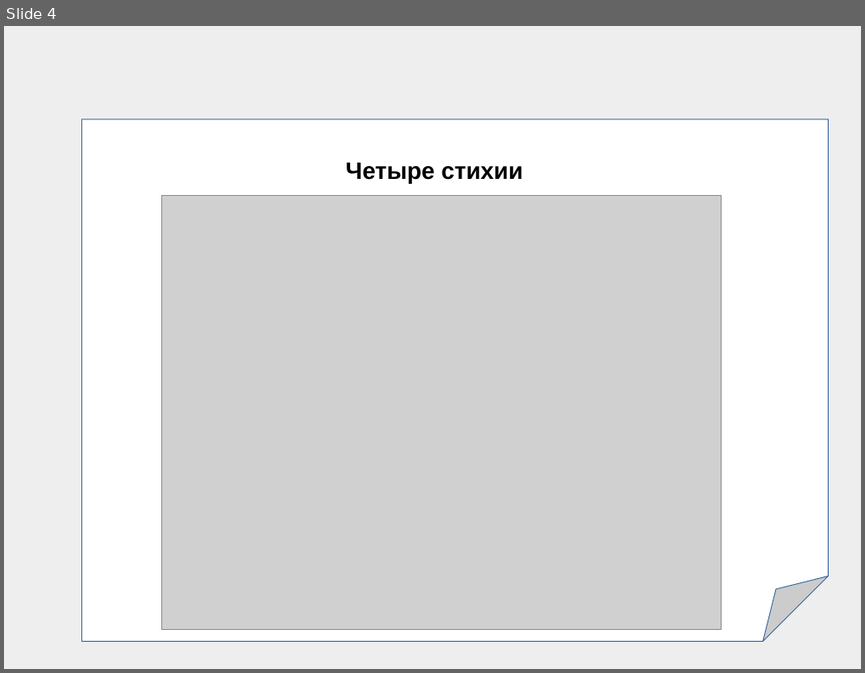
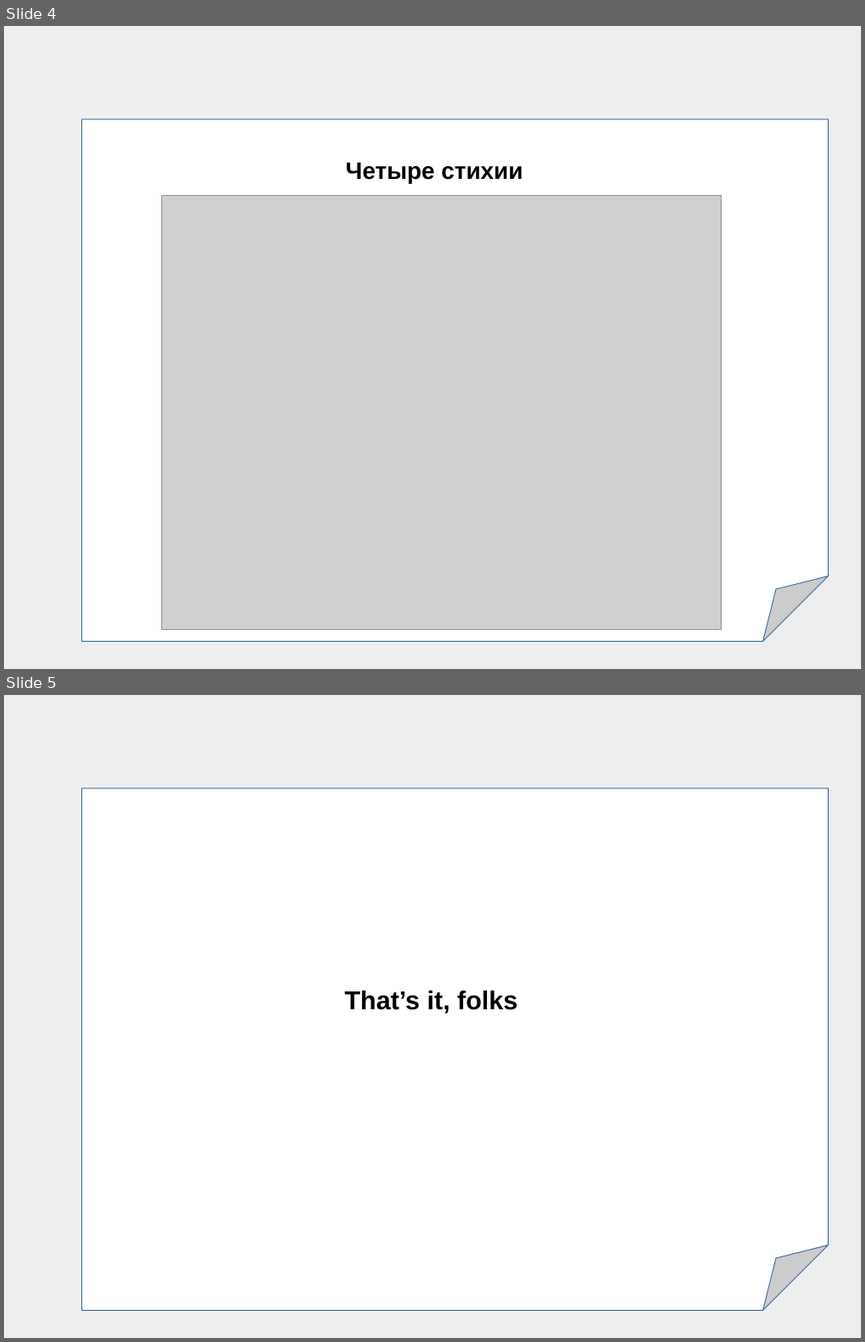
Before and after one commit to frpaul/articles, a slide deck: Presentation_Nature01.ppt. Shown one above the other, each under a label of ours: slide 4 before the commit, slides 4 and 5 after it. The pictures are 865x673 and 865x1342 pixels, drawn with LibreOffice and Linux fonts; fonts in the diff are those of the drawing; grey boxes stand for pictures. Boxes give left, top, right and bottom in pixels: in the first picture for what was removed or moved away, otherwise in the second. Text is boxed around its words. In the diff, an @@ line names an element or a change of style, - is before the commit and + after.

```diff
--- a/Presentation_Nature01.ppt
+++ b/Presentation_Nature01.ppt
@@ slide 5 added at (4, 695, 861, 1338), background #EEEEEE @@
@@ folded corner added at (81, 789, 828, 1310), fill #FFFFFF, outline #3465A4 0.74 pt @@
@@ text added at (345, 991, 517, 1014), 24 pt, text #000000, bold @@
+That’s it, folks
```
Also in this commit, not shown: 1 slide removed, 4 other files.
